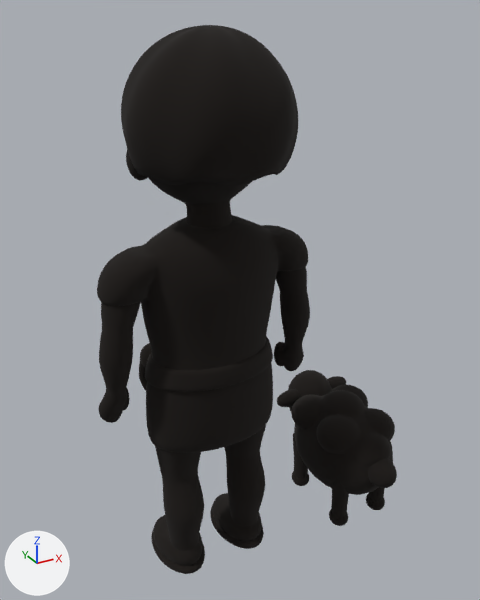
Before and after pictures for a commit that changed the glTF model assets/david_mentor_v13.glb.
Both versions are drawn from a camera (50 mm lens) standing at (-0.571, -1.171, 1.263) and looking at (0.124, 0.092, 0.631). Lighting does not change. The marker at lower left points along +X, +Y and +Z. The older version comes first. Vertices at exactly the same position are counted once.

Before the edit, the objects in view are built like this:
```python
me_icosphere_029 = bpy.data.meshes.new('Icosphere.029')
me_icosphere_029.from_pydata(...)  # 3501 vertices, 6950 faces; spans x -0.117..0.117, y -0.215..0.213, z 0.005..0.335
me_icosphere_029.materials.append(mat_d_outlineink)
me_tunic_001 = bpy.data.meshes.new('Tunic.001')
me_tunic_001.from_pydata(...)  # 11062 vertices, 22064 faces; spans x -0.256..0.256, y -0.17..0.135, z 0.008..1.235
me_tunic_001.materials.append(mat_d_outlineink)
ob_david_companionlamb_outline = bpy.data.objects.new('David_CompanionLamb_Outline', me_icosphere_029)
ob_david_companionlamb_outline.location = (0.39, 0.015, 0.0)
ob_david_mentor_outline = bpy.data.objects.new('David_Mentor_Outline', me_tunic_001)
ob_david_mentor_outline.location = (0.0, 0.0, 0.0)
```
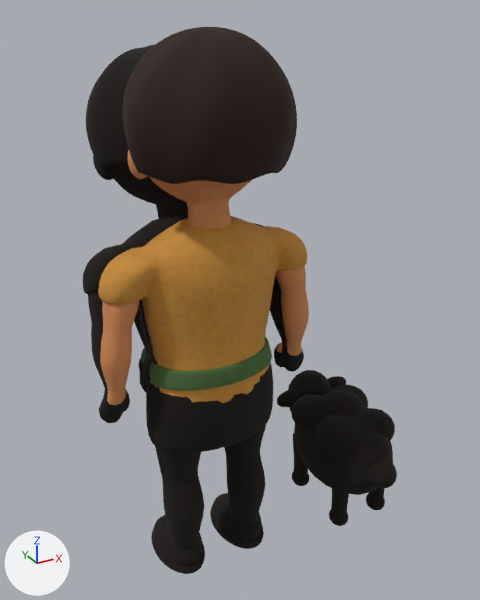
The newer file adds a shape key; the second version is drawn at full value of the shape key 'Crouch' of 'David_Mentor_Outline', and the change is written as the vertex moves it makes.

Changed parts and their boxes [x1, y1, x2, y2] in the pictures (480 x 600 px; the box of a moved part takes in the faces that stretch with it):
```json
{"object": "David_Mentor_Outline", "change": "reshaped", "before": [97, 25, 310, 574], "after": [82, 44, 304, 574]}
{"part": 1, "of": "me_tunic_001", "change": "moved or reshaped", "before": [126, 150, 252, 228], "after": [93, 155, 188, 218]}
{"part": 2, "of": "me_tunic_001", "change": "moved or reshaped", "before": [121, 25, 298, 185], "after": [86, 44, 155, 171]}
{"part": 3, "of": "me_tunic_001", "change": "moved or reshaped", "before": [97, 215, 310, 438], "after": [82, 214, 304, 438]}
{"object": "David_Mentor", "change": "unchanged, uncovered by the edit", "after": [98, 27, 309, 517]}
```

The change, as JSON lines over the scene's bpy script:
```json
{"block": "me_tunic_001", "where": "# used by ob_david_mentor_outline; location = (0.0, 0.0, 0.0)"}
{"op": "remove", "block": "me_tunic_001", "code": "me_tunic_001.from_pydata(...)  # 11062 vertices, 22064 faces; spans x -0.256..0.256, y -0.17..0.135, z 0.008..1.235"}
{"op": "add", "block": "me_tunic_001", "code": "me_tunic_001.from_pydata(...)  # 11062 vertices, 22064 faces; spans x -0.256..0.256, y -0.095..0.372, z 0.008..1.192"}
{"block": "me_tunic_001", "change": "me_tunic_001 part 1: the loose piece of 1872 vertices spanning x -0.164..0.164, y -0.13..0.133, z 0.842..1.205 is turned -24 degrees about the x axis through its middle, then moved by (0.0, 0.214, -0.046)"}
{"block": "me_tunic_001", "change": "me_tunic_001 part 2: the loose piece of 3200 vertices spanning x -0.171..0.171, y -0.17..0.132, z 0.974..1.235 is turned -24 degrees about the x axis through its middle, then moved by (0.0, 0.249, -0.045)"}
{"block": "me_tunic_001", "change": "me_tunic_001 part 3: 3225 of 11062 vertices moved; they spanned x -0.256..0.256, y -0.098..0.108, z 0.43..0.87 and now span x -0.256..0.256, y -0.095..0.21, z 0.431..0.856; mean shift (0.0, 0.048, -0.013); largest move (-0.005, 0.044, 0.87) -> (-0.005, 0.192, 0.82)"}
```
